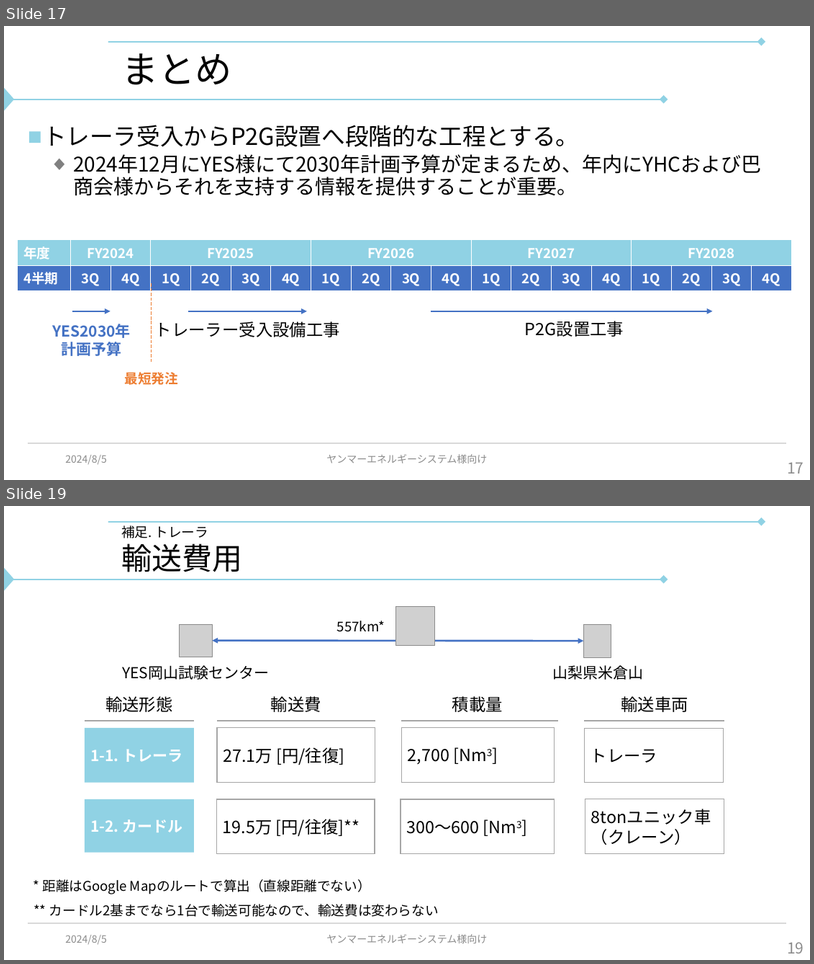
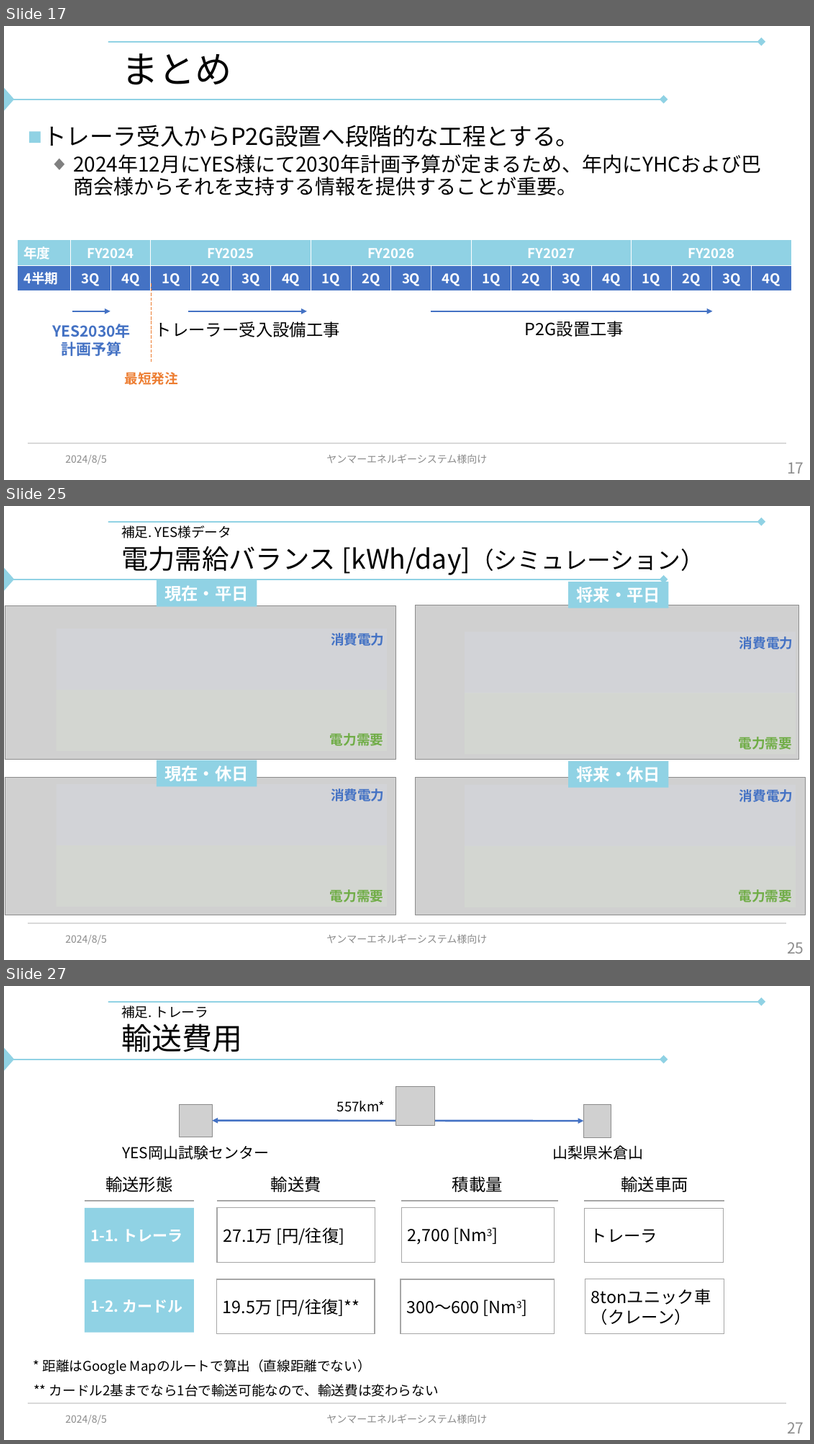
Before and after one commit to watarukumagai-git/opt, a slide deck: yamanashi/y/20240805_ヤンマーエネルギーシステム様_打合せ.pptx. Shown one above the other, each under a label of ours: slides 17 and 19 before the commit, slides 17, 25 and 27 after it; the slides between them are not shown. The pictures are 814x964 and 814x1444 pixels, drawn with LibreOffice and Linux fonts; fonts in the diff are those of the drawing; grey boxes stand for pictures; background and template pictures are left out. Boxes give left, top, right and bottom in pixels: in the first picture for what was removed or moved away, otherwise in the second. Text is boxed around its words. In the diff, an @@ line names an element or a change of style, - is before the commit and + after.

```diff
--- a/yamanashi/y/20240805_ヤンマーエネルギーシステム様_打合せ.pptx
+++ b/yamanashi/y/20240805_ヤンマーエネルギーシステム様_打合せ.pptx
@@ slide 25 added at [4,506,810,960], background #FFFFFF; not listed: 4 template elements that a slide beside it also shows @@
@@ text added at [121,525,232,538], 16 pt, text #000000 @@
+補足. YES様データ
@@ title added at [121,546,705,575], 32 pt, text #000000 @@
+電力需給バランス [kWh/day]（シミュレーション）
@@ rectangle added at [157,580,257,606], fill #90D2E4, 20 pt, text #FFFFFF, bold @@
+現在・平日
@@ rectangle added at [569,582,669,608], fill #90D2E4, 20 pt, text #FFFFFF, bold @@
+将来・平日
@@ picture added at [5,605,396,759] @@
@@ picture added at [415,605,800,759] @@
@@ rectangle added at [56,628,387,690], fill #DAE3F3 at 20% opacity @@
@@ text added at [331,633,384,646], 16 pt, text #4472C4, bold @@
+消費電力
@@ rectangle added at [465,631,796,693], fill #DAE3F3 at 20% opacity @@
@@ text added at [740,636,793,649], 16 pt, text #4472C4, bold @@
+消費電力
@@ rectangle added at [56,690,387,751], fill #E2F0D9 at 20% opacity @@
@@ rectangle added at [465,693,796,754], fill #E2F0D9 at 20% opacity @@
@@ text added at [330,733,383,746], 16 pt, text #70AD47, bold @@
+電力需要
@@ text added at [739,736,792,749], 16 pt, text #70AD47, bold @@
+電力需要
@@ rectangle added at [157,760,257,787], fill #90D2E4, 20 pt, text #FFFFFF, bold @@
+現在・休日
@@ rectangle added at [569,761,669,788], fill #90D2E4, 20 pt, text #FFFFFF, bold @@
+将来・休日
@@ picture added at [5,777,396,914] @@
@@ rectangle added at [56,784,387,846], fill #DAE3F3 at 20% opacity @@
@@ picture added at [415,777,805,914] @@
@@ rectangle added at [465,784,796,846], fill #DAE3F3 at 20% opacity @@
@@ text added at [331,788,384,801], 16 pt, text #4472C4, bold @@
+消費電力
@@ text added at [740,789,793,802], 16 pt, text #4472C4, bold @@
+消費電力
@@ rectangle added at [56,845,387,907], fill #E2F0D9 at 20% opacity @@
@@ rectangle added at [465,845,796,907], fill #E2F0D9 at 20% opacity @@
@@ text added at [330,889,383,902], 16 pt, text #70AD47, bold @@
+電力需要
@@ text added at [739,889,792,902], 16 pt, text #70AD47, bold @@
+電力需要
@@ text added at [65,934,107,944], 12 pt, text #8C8C8C @@
+2024/8/5
@@ text added at [327,934,487,943], 12 pt, text #8C8C8C @@
+ヤンマーエネルギーシステム様向け
@@ page number added at [787,942,804,953], 18 pt, text #8C8C8C @@
+25
@@ what was slide 19 is now slide 27 @@
@@ page number at [787,1422,804,1433]: text changed @@
-19
+27
```
Also in this commit, not shown: 7 other slides added, 1 other file.
